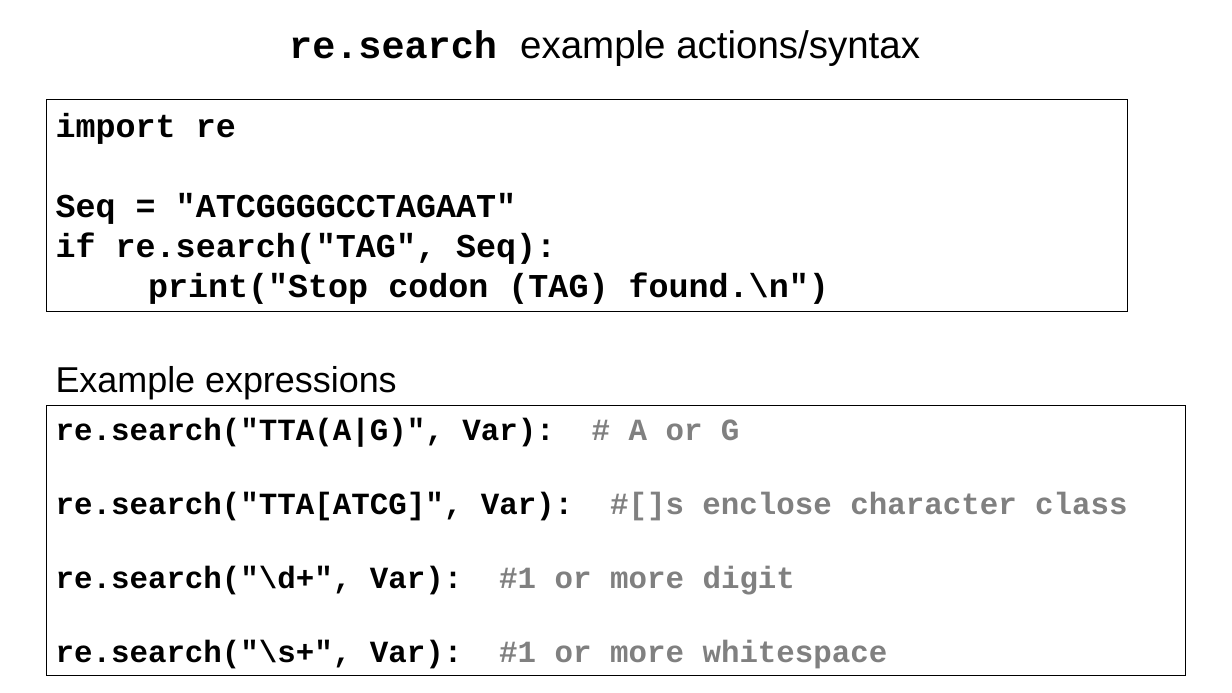
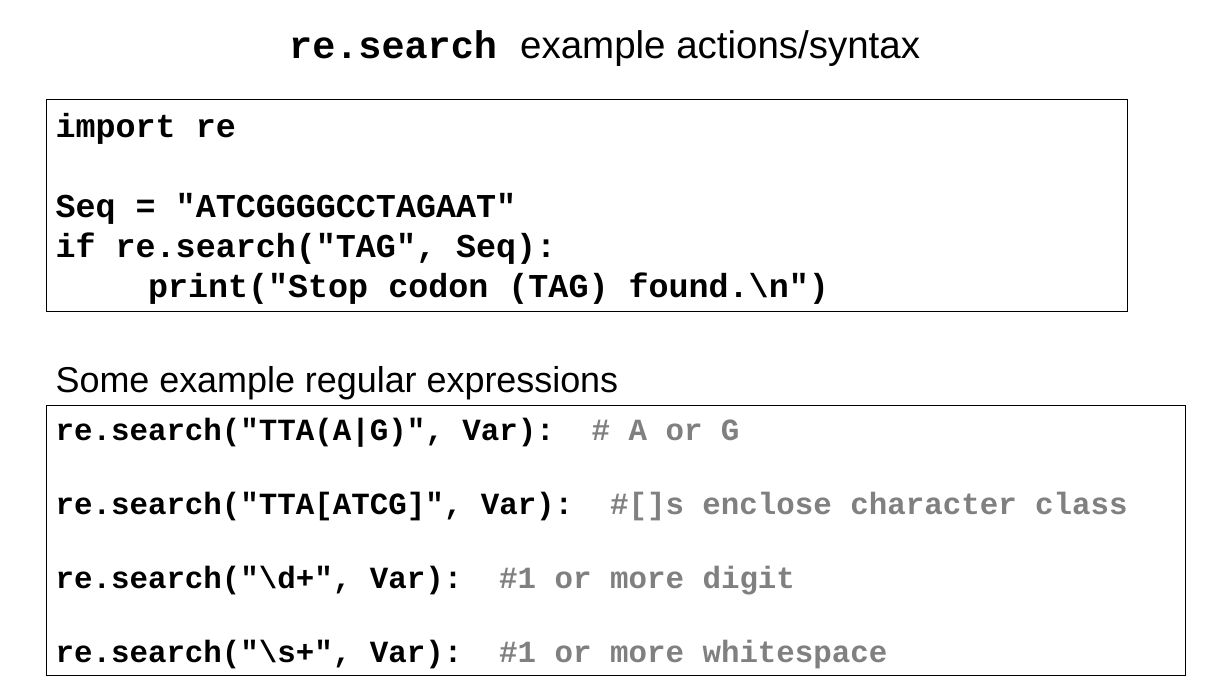
Before and after one commit to tparchman/F24_BIOL792, a slide deck: slide 10 of week9_python4/week9_python4.pptx. Drawn at 1232x693 pixels with LibreOffice and Linux fonts; fonts in the diff are those of the drawing. Boxes give left, top, right and bottom in pixels: in the first picture for what was removed or moved away, otherwise in the second. Text is boxed around its words. In the diff, an @@ line names an element or a change of style, - is before the commit and + after.

```diff
--- a/week9_python4/week9_python4.pptx
+++ b/week9_python4/week9_python4.pptx
@@ text at bbox=[56, 366, 619, 399]: text changed @@
-Example expressions
+Some example regular expressions
```
Also in this commit, not shown: 3 other slides changed, 2 other files.
